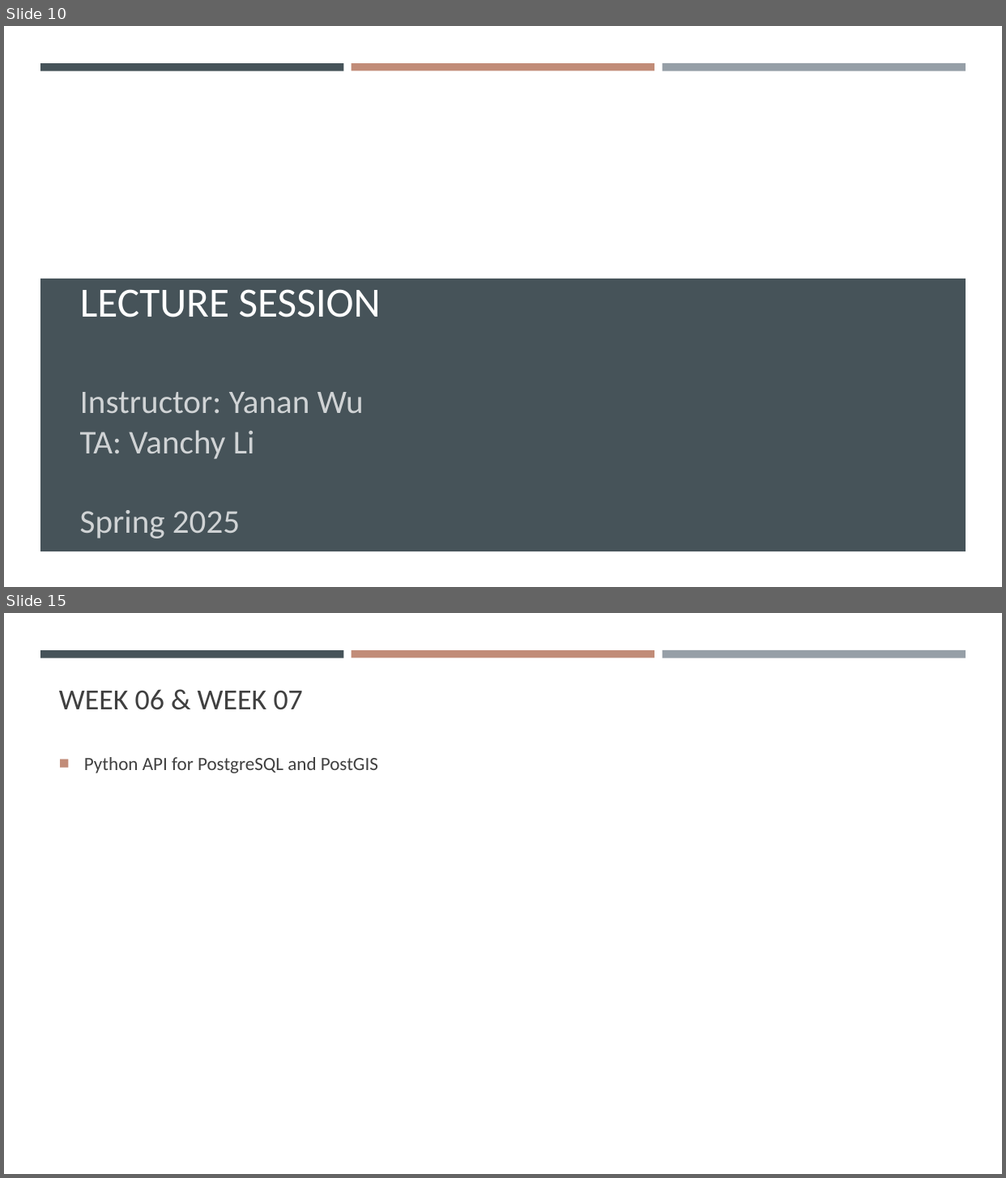
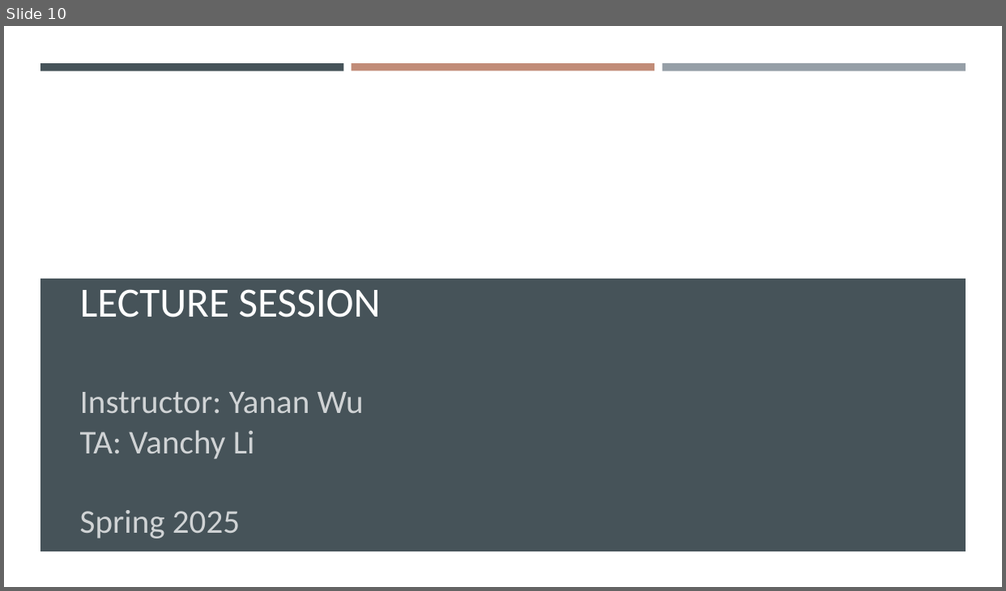
Before and after one commit to gisynw/ssj-376, a slide deck: docs/Lectures/Week01/Week01_Intro_Course.pptx. Shown one above the other, each under a label of ours: slides 10 and 15 before the commit, slide 10 after it; the slides between them are not shown. The pictures are 1006x1178 and 1006x591 pixels, drawn with LibreOffice and Linux fonts; fonts in the diff are those of the drawing; background and template pictures are left out. Boxes give left, top, right and bottom in pixels: in the first picture for what was removed or moved away, otherwise in the second. Text is boxed around its words. In the diff, an @@ line names an element or a change of style, - is before the commit and + after.

Commit message:
update week01

```diff
--- a/docs/Lectures/Week01/Week01_Intro_Course.pptx
+++ b/docs/Lectures/Week01/Week01_Intro_Course.pptx
@@ slide 15 removed at (x1=4, y1=613, x2=1002, y2=1174), background #FFFFFF; not listed: 3 template elements that a slide beside it also shows @@
@@ title removed at (x1=59, y1=689, x2=303, y2=710) @@
-WEEK 06 & WEEK 07
@@ text removed at (x1=84, y1=757, x2=378, y2=773) @@
-■ Python API for PostgreSQL and PostGIS
```
Also in this commit, not shown: 9 slides changed, 7 slides added, 6 other slides removed, 5 other files.
